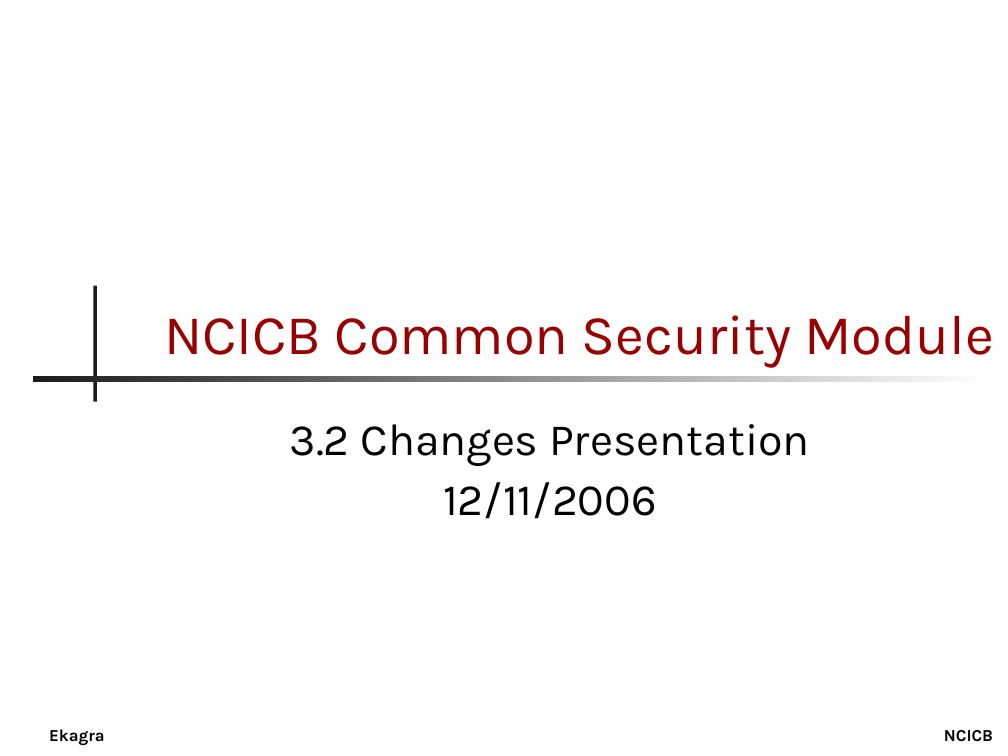
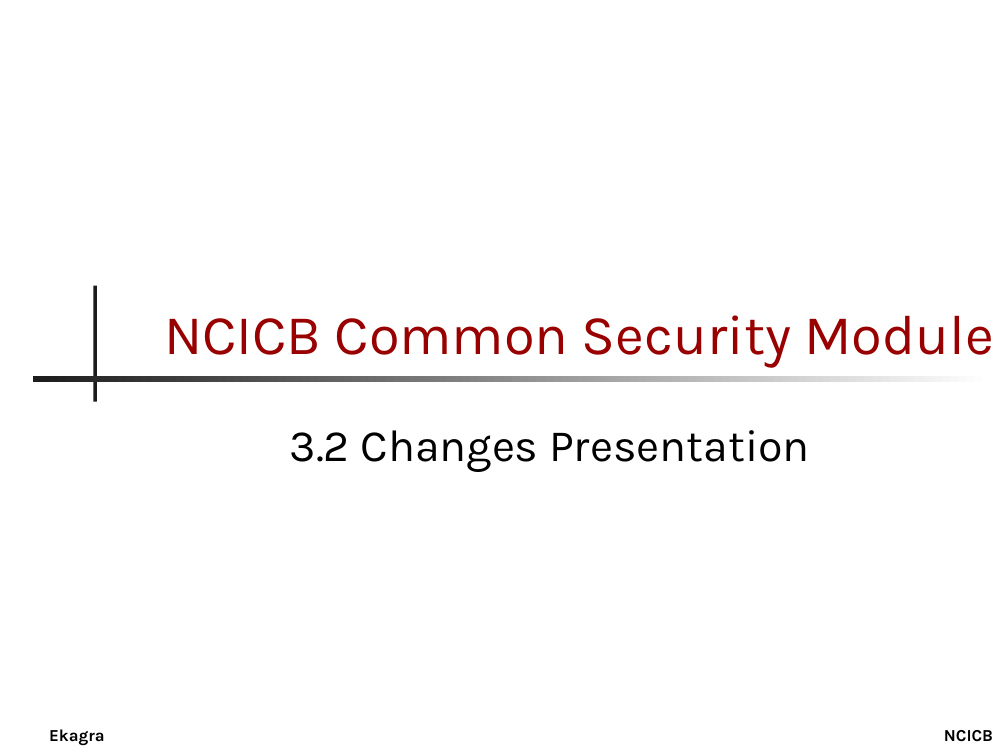
Before and after one commit to CBIIT/common-security-module-docs, a slide deck: slide 1 of Presentations/CSM_UPT_32_Presentation.ppt. Drawn at 1008x756 pixels with LibreOffice and Linux fonts; fonts in the diff are those of the drawing; background and template pictures are left out. Boxes give left, top, right and bottom in pixels: in the first picture for what was removed or moved away, otherwise in the second. Text is boxed around its words. In the diff, an @@ line names an element or a change of style, - is before the commit and + after.

```diff
--- a/Presentations/CSM_UPT_32_Presentation.ppt
+++ b/Presentations/CSM_UPT_32_Presentation.ppt
@@ subtitle "3.2 Changes Presentation" at <box>290,430,810,472</box>: line spacing 0.9 to 1 @@
@@ subtitle at <box>443,482,657,519</box>: paragraph removed @@
-12/11/2006
```
Also in this commit, not shown: 1 other slide changed, 6 other files.
